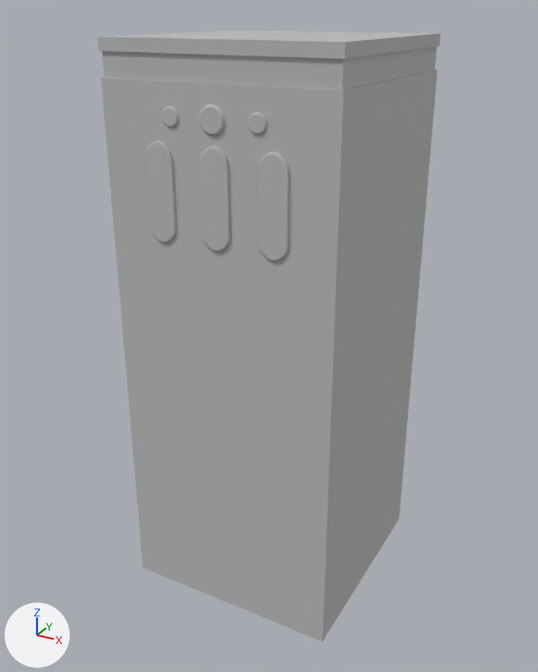
The OBJ model Ratchet and Clank Scene/Assets/3D mODELS/Square with Windows and Doors.obj: old version first, new version second.
Both versions are drawn from a 50 mm lens placed at (12.2, -22.8, 4.8), pointed at (-0.2, -0.3, -6.4). Lighting does not change. The marker at lower left points along +X, +Y and +Z. Where no turn or scale is listed for an object, it has been applied to the vertices.

Before the edit, the objects in view are built like this:
```python
me_square_with_windows_and_doors = bpy.data.meshes.new('Square with Windows and Doors')
me_square_with_windows_and_doors.from_pydata(...)  # 530 vertices, 482 faces; spans x -4.1..4.1, y -4.1..4.1, z -16.2..4.1
me_square_with_windows_and_doors.materials.append(mat_initialshadinggroup)  # grey #bcbcbc
ob_square_with_windows_and_doors = bpy.data.objects.new('Square with Windows and Doors', me_square_with_windows_and_doors)
ob_square_with_windows_and_doors.location = (0.0, 0.0, 0.0)
```
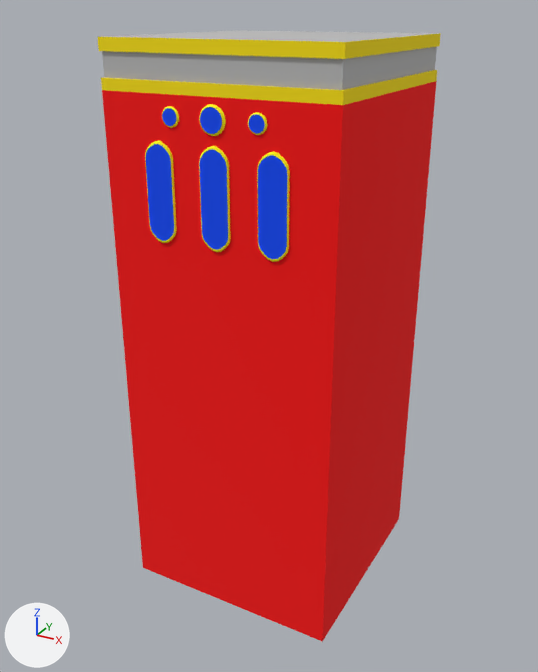
The newer file is also turned or shifted as a whole; pictures and numbers use the older file's frame.

Boxes [x1, y1, x2, y2] around the edits, measured in the pictures (538 x 672 px):
part 1 of me_square_with_windows_and_doors, recoloured (grey to yellow): [98, 33, 441, 105] in both
part 2 of me_square_with_windows_and_doors, recoloured (grey to red): [102, 81, 437, 642] in both
part 3 of me_square_with_windows_and_doors, recoloured (grey to yellow): [145, 104, 290, 262] in both
part 4 of me_square_with_windows_and_doors, recoloured (grey to blue): [146, 107, 287, 259] in both

The change, as a diff of the scene's bpy script:
```diff
--- a/Ratchet and Clank Scene/Assets/3D mODELS/Square with Windows and Doors.obj.py
+++ b/Ratchet and Clank Scene/Assets/3D mODELS/Square with Windows and Doors.obj.py
@@ mat_lambert4sg @@
+mat_lambert4sg = principled_material('lambert4SG')
+mat_lambert4sg.base_color = (0.0, 0.07, 1.0)  # blue #004bff
+mat_lambert4sg.roughness = 1.0
@@ mat_lambert2sg @@
+mat_lambert2sg = principled_material('lambert2SG')
+mat_lambert2sg.base_color = (1.0, 0.0, 0.0)  # red #ff0000
+mat_lambert2sg.roughness = 1.0
@@ mat_lambert3sg @@
+mat_lambert3sg = principled_material('lambert3SG')
+mat_lambert3sg.base_color = (1.0, 1.0, 0.0)  # yellow #ffff00
+mat_lambert3sg.roughness = 1.0
@@ mat_lambert10sg @@
+mat_lambert10sg = principled_material('lambert10SG')
+mat_lambert10sg.base_color = (1.0, 0.78, 0.0)  # yellow #ffe500
+mat_lambert10sg.roughness = 1.0
@@ me_square_with_windows_and_doors @@
 me_square_with_windows_and_doors.from_pydata(...)  # 530 vertices, 482 faces; spans x -4.1..4.1, y -4.1..4.1, z -16.2..4.1
 # used by ob_square_with_windows_and_doors; location = (0.0, 0.0, 0.0)
+# me_square_with_windows_and_doors part 1: 16 of the faces centred in x -4.1..4.1, y -4.1..4.1, z 2.7..3.9 switch from mat_initialshadinggroup (grey #bcbcbc) to mat_lambert10sg (yellow #ffe500)
+# me_square_with_windows_and_doors part 2: all 4 faces centred in x -4.1..4.1, y -4.1..4.1, z -6.8 switch from mat_initialshadinggroup (grey #bcbcbc) to mat_lambert2sg (red #ff0000)
+# me_square_with_windows_and_doors part 3: 354 of the faces centred in x -2.5..2.5, y -4.1..-3.7, z -2.1..2.3 switch from mat_initialshadinggroup (grey #bcbcbc) to mat_lambert3sg (yellow #ffff00)
+# me_square_with_windows_and_doors part 4: 99 of the faces centred in x -2.3..2.4, y -4.1, z -1.6..2.1 switch from mat_initialshadinggroup (grey #bcbcbc) to mat_lambert4sg (blue #004bff)
```
